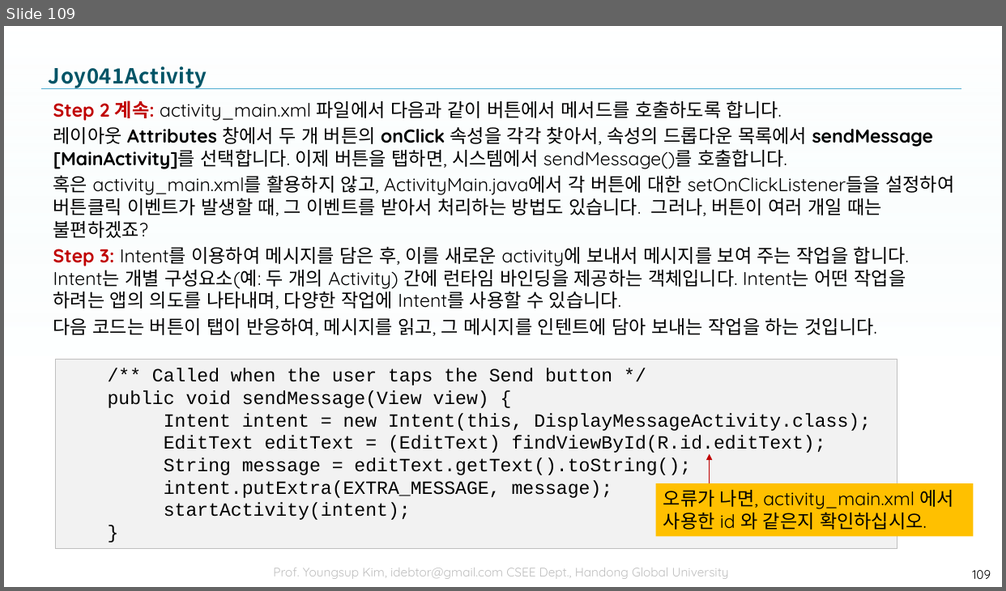
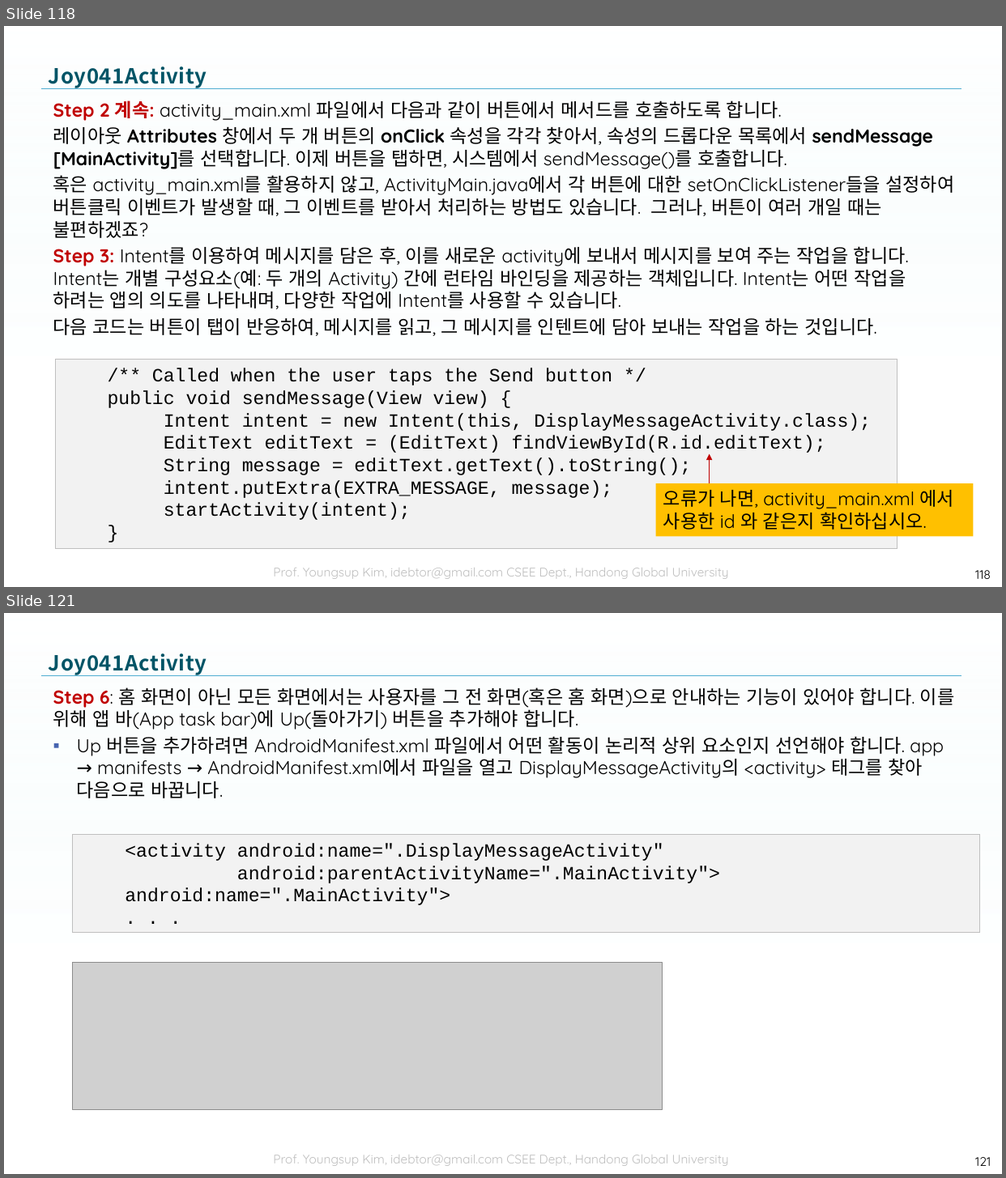
Before and after one commit to tae7841/HuStarAS, a slide deck: ppts/04Activity.pptx. Shown one above the other, each under a label of ours: slide 109 before the commit, slides 118 and 121 after it; the slides between them are not shown. The pictures are 1006x591 and 1006x1178 pixels, drawn with LibreOffice and Linux fonts; fonts in the diff are those of the drawing; grey boxes stand for pictures; background and template pictures are left out. Boxes give left, top, right and bottom in pixels: in the first picture for what was removed or moved away, otherwise in the second. Text is boxed around its words. In the diff, an @@ line names an element or a change of style, - is before the commit and + after.

```diff
--- a/ppts/04Activity.pptx
+++ b/ppts/04Activity.pptx
@@ slide 121 added at (4, 613, 1002, 1174), background picture (left out); not listed: 3 template elements that a slide beside it also shows @@
@@ title added at (49, 653, 207, 676), 20 pt, text gradient #005466 to #005061 to #003E4B, bold @@
+Joy041Activity
@@ text added at (53, 688, 955, 798), 18 pt, text #000000 @@
+Step 6: 홈 화면이 아닌 모든 화면에서는 사용자를 그 전 화면(혹은 홈 화면)으로 안내하는 기능이 있어야 합니다. 이를 위해 앱 바(App task bar)에 Up(돌아가기) 버튼을 추가해야 합니다.
+▪ Up 버튼을 추가하려면 AndroidManifest.xml 파일에서 어떤 활동이 논리적 상위 요소인지 선언해야 합니다. app → manifests → AndroidManifest.xml에서 파일을 열고 DisplayMessageActivity의 <activity> 태그를 찾아 다음으로 바꿉니다.
@@ rectangle added at (73, 835, 979, 933), fill #F2F2F2, outline #BFBFBF 0.75 pt, 18 pt, text #000000 @@
+<activity android:name=".DisplayMessageActivity"
+android:parentActivityName=".MainActivity">
+android:name=".MainActivity">
+. . .
@@ picture added at (73, 963, 662, 1110) @@
@@ page number added at (975, 1157, 991, 1166), 12 pt, text #000000 @@
+121
@@ what was slide 109 is now slide 118 @@
@@ page number at (975, 570, 991, 579): text changed @@
-109
+118
```
Also in this commit, not shown: 8 other slides added.
